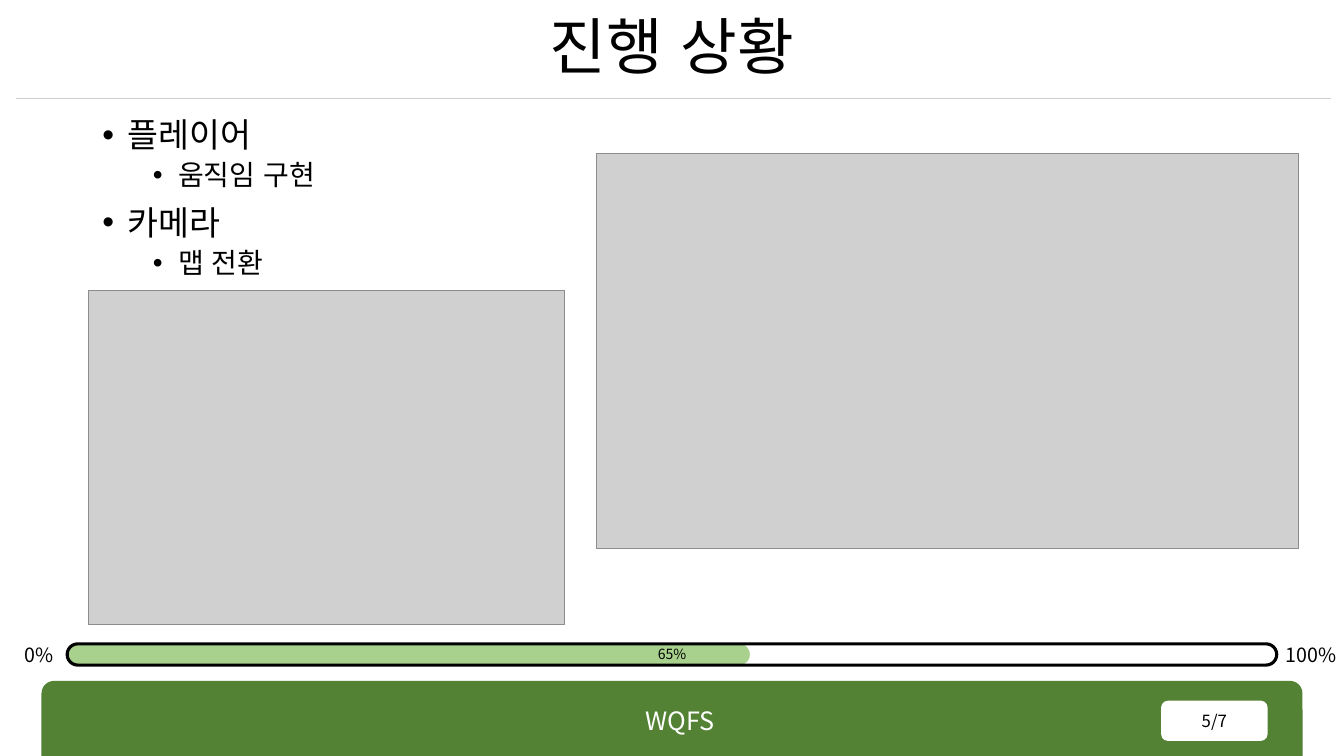
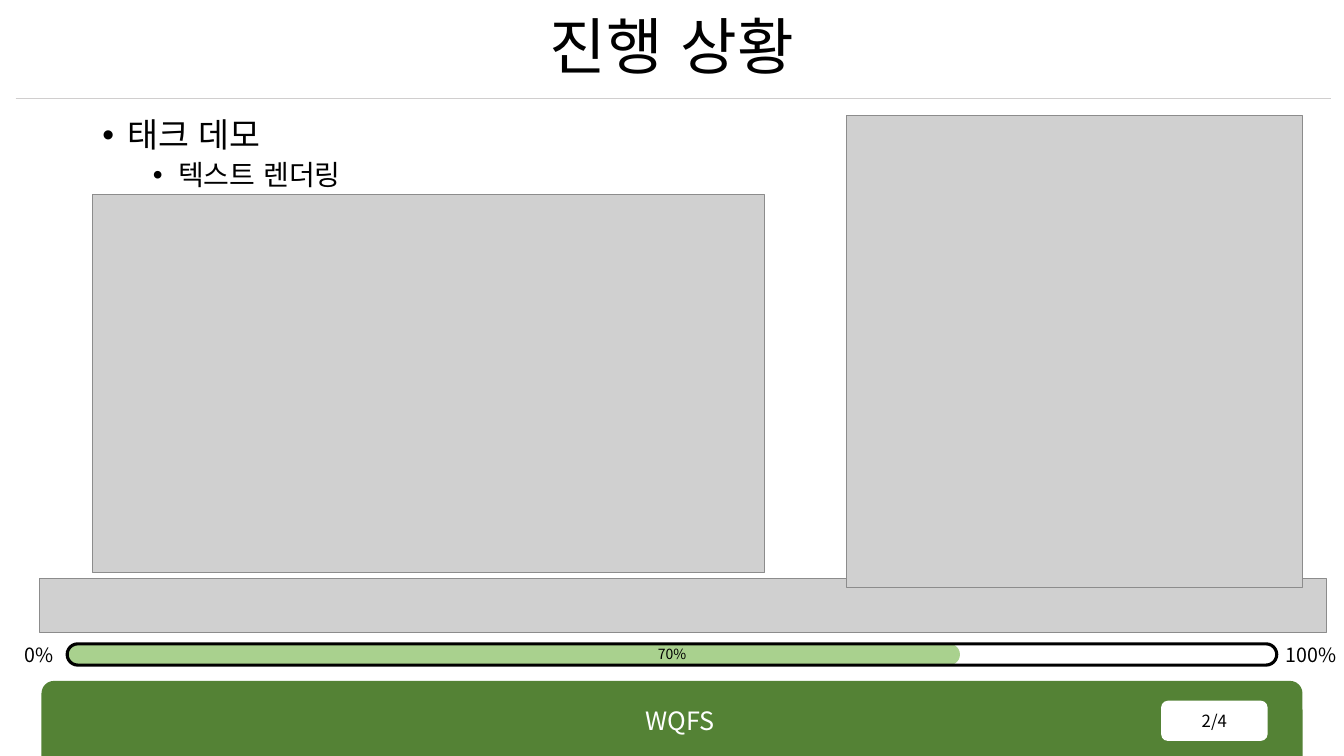
Before and after one commit to rennOobayashi/WQFS, a slide deck: slide 2 of WQFS.pptx (slide 5 before the commit). Drawn at 1344x756 pixels with LibreOffice and Linux fonts; fonts in the diff are those of the drawing; grey boxes stand for pictures. Boxes give left, top, right and bottom in pixels: in the first picture for what was removed or moved away, otherwise in the second. Text is boxed around its words. In the diff, an @@ line names an element or a change of style, - is before the commit and + after.

```diff
--- a/WQFS.pptx
+++ b/WQFS.pptx
@@ text at (x1=128, y1=119, x2=340, y2=188): text changed @@
-• 플레이어
-  • 움직임 구현
-• 카메라
-  • 맵 전환
+• 태크 데모
+  • 텍스트 렌더링
@@ picture resized from (x1=597, y1=154, x2=1300, y2=549) to (x1=847, y1=116, x2=1304, y2=588) @@
@@ picture added at (x1=93, y1=195, x2=765, y2=573) @@
@@ picture removed at (x1=89, y1=291, x2=566, y2=625) @@
@@ picture added at (x1=39, y1=579, x2=1327, y2=632) @@
@@ rounded rectangle resized from (x1=68, y1=644, x2=750, y2=665) to (x1=68, y1=644, x2=961, y2=665) @@
@@ text at (x1=658, y1=648, x2=686, y2=664): text changed @@
-65%
+70%
@@ page number at (x1=1202, y1=713, x2=1227, y2=730): text changed @@
-5/7
+2/4
```
Also in this commit, not shown: 1 other slide changed, 2 slides added, 5 slides removed, 8 other files.
